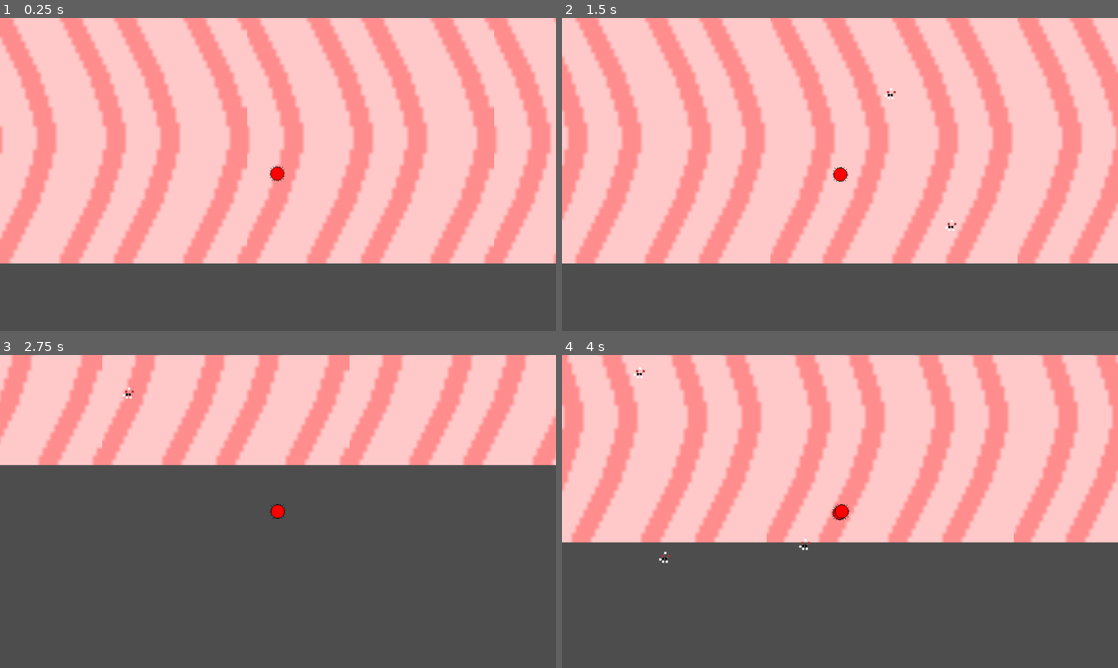
Above: before the commit, frames 1-4 (two rows, left to right).
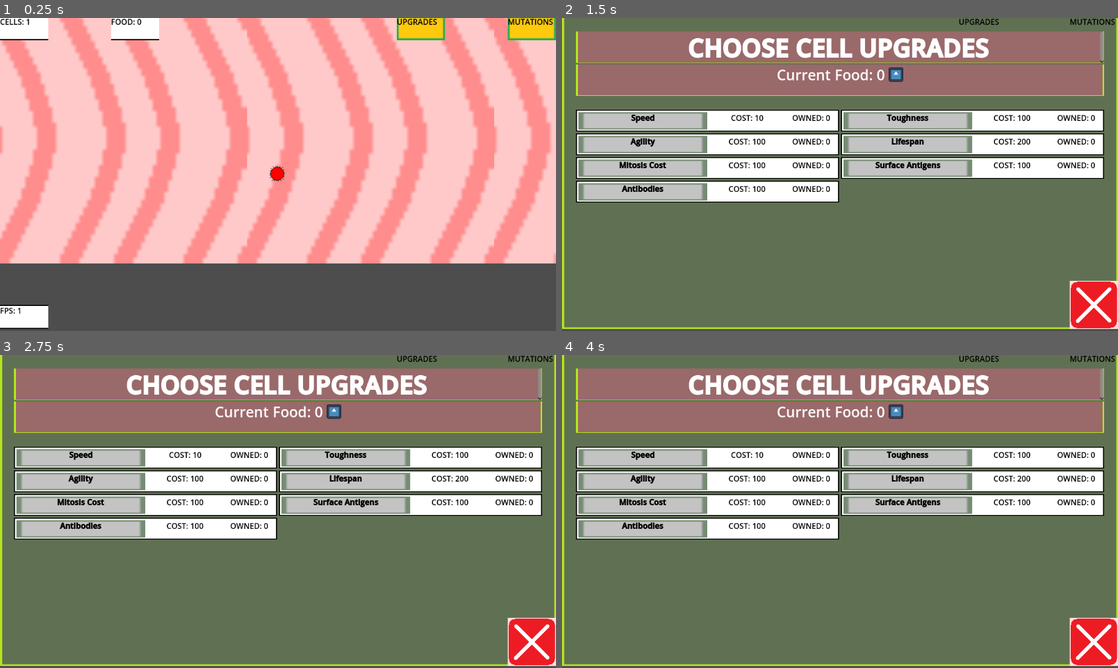
Above: after the commit, the same moments.

Repository: James-Perdue/GMTKJam24
Game: Godot game, scene res://scenes/RootLevel.tscn
Two runs of this game, one before a commit and one after it. Both use one fixed random seed, a clock stepped at 60 frames per second and the inputs below. The engine's default icon, where the game draws it, is replaced by a stand-in: a white triangle on a blue panel in a dark square.
Inputs (mouse positions are in pixels of both pictures, inside the frame that each line leads up to):
- Up to frame 1 (0.25 s): no input
- Up to frame 2 (1.5 s): click (984, 27) at 0.52 s; tap Enter at 1.25 s; hold D (move_right) from 1.28 s (still down); tap Space (action) at 1.35 s
- Up to frame 3 (2.75 s): release D (move_right) at 2.03 s; hold S (move_down) from 2.03 s (still down); tap Space (action) at 2.1 s
- Up to frame 4 (4 s): release S (move_down) at 2.78 s; hold D (move_right) 2.78-3.53 s; tap Space (action) at 2.85, 3.6 s; hold W (move_up) from 3.53 s (still down)

The runs differ from the first frame. In frame 1, 3.1% of the frame differs, in the area x 0-100%, y 0-100%; in frame 2, 99%; in frame 3, 99%; in frame 4, 99%.

Commit message:
Push changes to player and colony

Diff:
--- a/PlayerController.tscn
+++ b/PlayerController.tscn
@@ -1,7 +1,10 @@
-[gd_scene load_steps=3 format=3 uid="uid://clhgopfoq7iyb"]
+[gd_scene load_steps=5 format=3 uid="uid://clhgopfoq7iyb"]
 
 [ext_resource type="Script" path="res://player_controller.gd" id="1_1ob37"]
 [ext_resource type="PackedScene" uid="uid://bx4n2alsx7ws4" path="res://Colony.tscn" id="2_3b7ar"]
+[ext_resource type="PackedScene" uid="uid://ca6p41qscy2ft" path="res://scenes/hud.tscn" id="3_8uawu"]
+
+[sub_resource type="StyleBoxEmpty" id="StyleBoxEmpty_xreya"]
 
 [node name="PlayerController" type="Node2D"]
 script = ExtResource("1_1ob37")
@@ -10,4 +13,17 @@
 
 [node name="Camera2D" type="Camera2D" parent="Colony"]
 
+[node name="hud_cont" type="PanelContainer" parent="Colony/Camera2D"]
+z_index = 1
+anchors_preset = 10
+anchor_right = 1.0
+offset_right = 1152.0
+offset_bottom = 648.0
+grow_horizontal = 2
+pivot_offset = Vector2(576, 328)
+theme_override_styles/panel = SubResource("StyleBoxEmpty_xreya")
+
+[node name="hud" parent="Colony/Camera2D/hud_cont" instance=ExtResource("3_8uawu")]
+layout_mode = 2
+
 [connection signal="colonyDied" from="Colony" to="." method="_on_colony_colony_died"]
--- a/colony.gd
+++ b/colony.gd
@@ -15,9 +15,12 @@
 # Called when the node enters the scene tree for the first time.
 func _ready() -> void:
 	self.set_meta("type", "colony")
+	$Camera2D/hud_cont/hud.set_food(food)
 	for i in range(1):
 		spawnCell()
 	#print(get_tree().current_scene)
+	$Camera2D/hud_cont/hud.update_count(len(cells))
+	$Camera2D/hud_cont/hud.upgraded.connect(self._apply_upgrades)
 
 # Called every frame. 'delta' is the elapsed time since the previous frame.
 func _process(delta: float) -> void:
@@ -41,6 +44,8 @@
 	cells.append(cellInstance)
 
 	updateColony()
+	$Camera2D/hud_cont/hud.update_count(len(cells))
+	$Camera2D/hud_cont/hud.set_food(food)
 
 func updateColony():
 	colonyRadius = len(cells) * perCellRadius
@@ -61,6 +66,7 @@
 		if type == "food":
 			area.queue_free()
 			food += 1
+			$Camera2D/hud_cont/hud.set_food(food)
 		if type == "colony":
 			pass
 
@@ -70,3 +76,6 @@
 	if(len(cells) <= 0):
 		colonyDied.emit()
 		queue_free()
+
+func _apply_upgrades(new_food_total: int):
+	self.food = new_food_total
--- a/data/upgrades.json
+++ b/data/upgrades.json
@@ -1,7 +1,7 @@
 {
 	"Speed": {
 		"Description": "Additional Flagella improve the cell's maximum speed",
-		"Base Cost": 100,
+		"Base Cost": 10,
 		"Scalar": 1.1
 	},
 	"Toughness": {
--- a/player_controller.gd
+++ b/player_controller.gd
@@ -2,9 +2,22 @@
 var colony: Node2D
 
 signal gameOver(won : bool)
+var hud: HeadsUp
 # Called when the node enters the scene tree for the first time.
 func _ready() -> void:
 	colony = $Colony
+	hud = $Colony/Camera2D/hud_cont/hud
+	self._set_hud_location()
+
+func _set_hud_location():
+		# Fix scale - for some reason need to do 4x scale
+	var vp_size = get_viewport_rect()
+	var cam_position = -$Colony/Camera2D.global_position
+	$Colony/Camera2D/hud_cont.position = cam_position
+	# Get top corner position = global_position - size * 4
+	print(-$Colony/Camera2D.global_position)
+	$Colony/Camera2D/hud_cont.size = vp_size.size
+	$Colony/Camera2D/hud_cont.scale = Vector2(4, 4)
 
 func _process(_delta: float) -> void:
 	var viewport = get_viewport()
--- a/scenes/RootLevel.tscn
+++ b/scenes/RootLevel.tscn
@@ -1,8 +1,7 @@
-[gd_scene load_steps=5 format=4 uid="uid://nwy5vuwjgas0"]
+[gd_scene load_steps=4 format=4 uid="uid://nwy5vuwjgas0"]
 
 [ext_resource type="Script" path="res://scenes/root_level.gd" id="1_2vcth"]
 [ext_resource type="PackedScene" uid="uid://clhgopfoq7iyb" path="res://PlayerController.tscn" id="1_lfa0c"]
-[ext_resource type="PackedScene" uid="uid://d3kydmjnjc5pl" path="res://Food.tscn" id="3_nr674"]
 [ext_resource type="TileSet" uid="uid://ck5vcsja7w6n0" path="res://IntestineTiles.tres" id="3_rx04a"]
 
 [node name="RootLevel" type="Node2D"]
--- a/scenes/hud.tscn
+++ b/scenes/hud.tscn
@@ -39,6 +39,7 @@
 script = ExtResource("1_5gfgc")
 
 [node name="cell_count" type="PanelContainer" parent="."]
+layout_mode = 0
 offset_right = 100.0
 offset_bottom = 50.0
 
Not shown: 1 places in IntestineTiles.tres that only renumber resources
